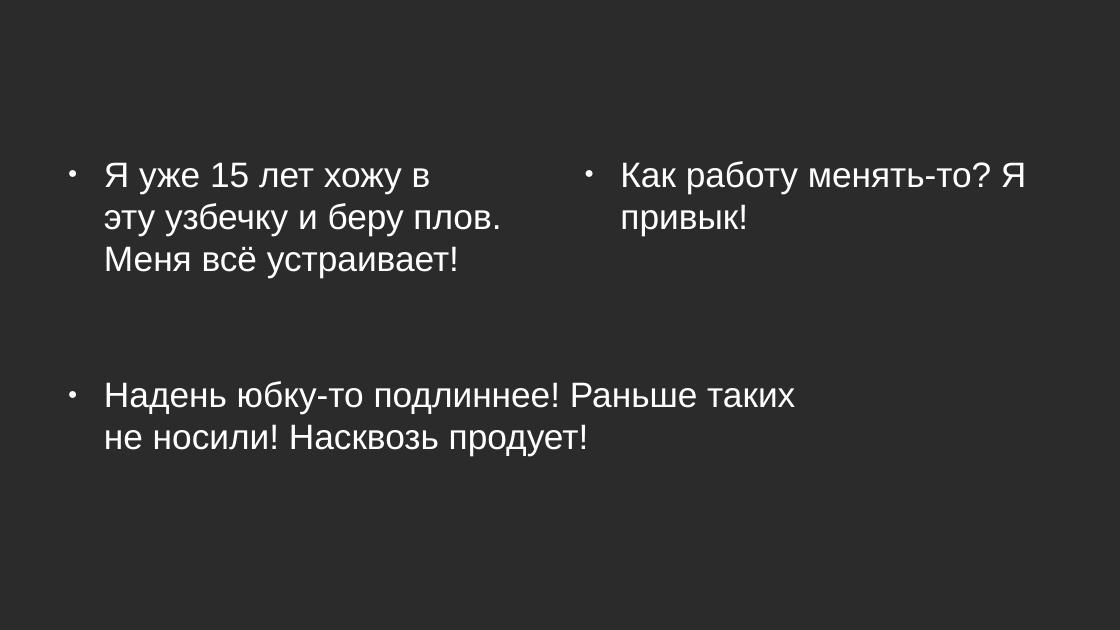
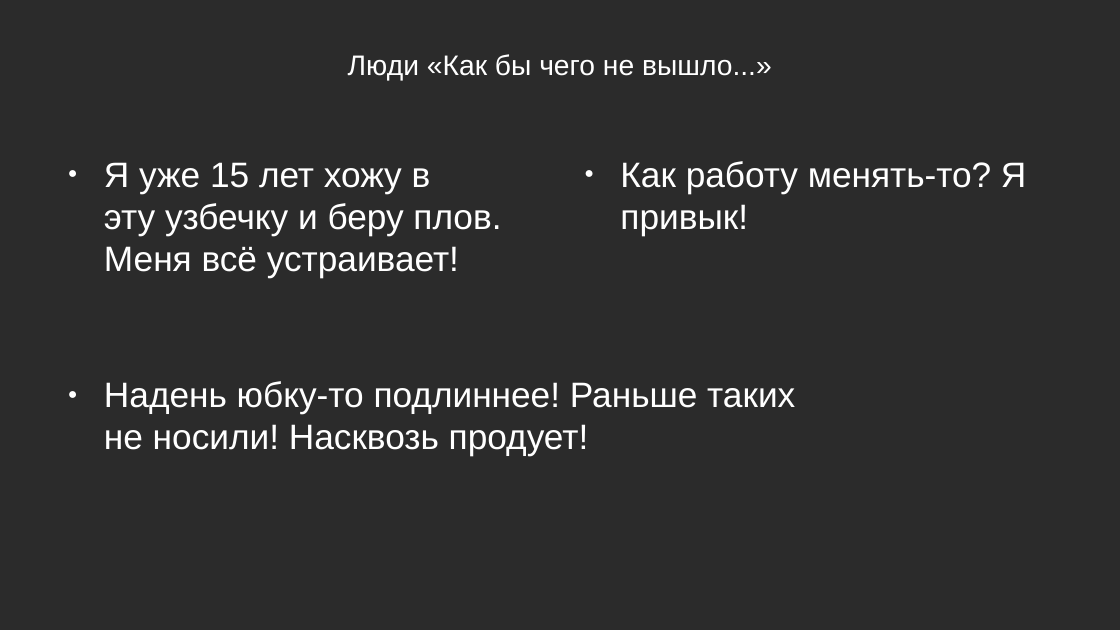
Before and after one commit to Chularev/articles, a slide deck: slide 14 of Psychology/Гомеостаз и мотивация (практика).odp. Drawn at 1120x630 pixels with LibreOffice and Linux fonts; fonts in the diff are those of the drawing; background and template pictures are left out; a plain dark background stands for a picture behind light text. Boxes give left, top, right and bottom in pixels: in the first picture for what was removed or moved away, otherwise in the second. Text is boxed around its words. In the diff, an @@ line names an element or a change of style, - is before the commit and + after.

Commit message:
Tmp

```diff
--- a/Psychology/Гомеостаз и мотивация (практика).odp
+++ b/Psychology/Гомеостаз и мотивация (практика).odp
@@ title added at (x1=348, y1=54, x2=772, y2=81), 20 pt, text #FFFFFF @@
+Люди «Как бы чего не вышло...»
```
